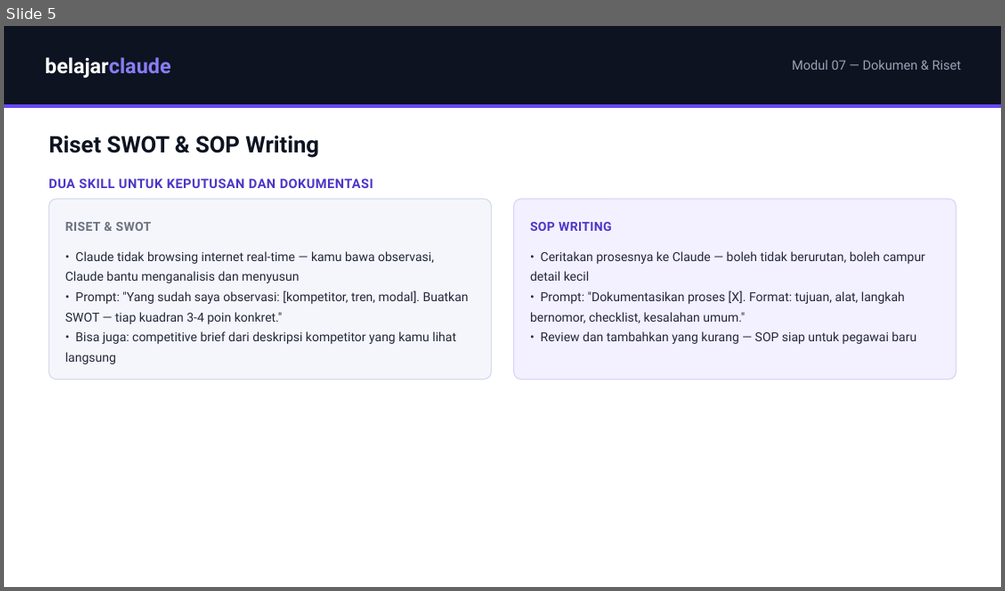
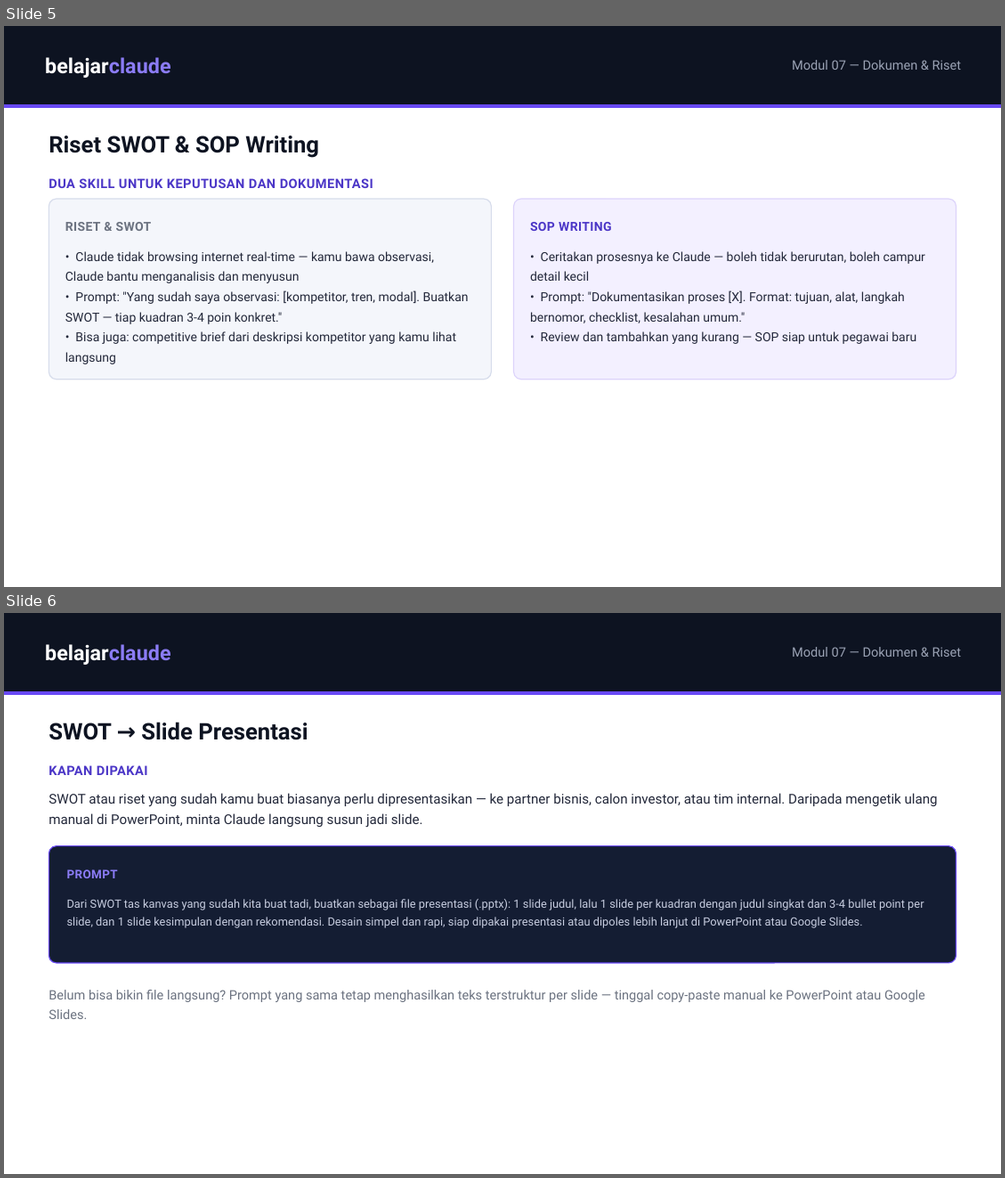
Before and after one commit to juliautomo/belajar-claude, a slide deck: K2-Produktivitas/M07-Dokumen-Riset/K2-M07-Dokumen-Riset.pptx. Shown one above the other, each under a label of ours: slide 5 before the commit, slides 5 and 6 after it. The pictures are 1005x591 and 1005x1178 pixels, drawn with LibreOffice and Linux fonts; fonts in the diff are those of the drawing. Boxes give left, top, right and bottom in pixels: in the first picture for what was removed or moved away, otherwise in the second. Text is boxed around its words. In the diff, an @@ line names an element or a change of style, - is before the commit and + after.

Commit message:
M7: fix SOP supporting-file mismatch, add SWOT-to-slide-deck section (HTML+PDF+PPT); CONTEXT.md checkpoint 26

```diff
--- a/K2-Produktivitas/M07-Dokumen-Riset/K2-M07-Dokumen-Riset.pptx
+++ b/K2-Produktivitas/M07-Dokumen-Riset/K2-M07-Dokumen-Riset.pptx
@@ slide 6 added at [4, 613, 1001, 1174], background #FFFFFF @@
@@ rectangle added at [4, 613, 1001, 691], fill #0D1321 @@
@@ text added at [45, 644, 170, 665], 20 pt, text #FFFFFF, bold @@
+belajarclaude
@@ text added at [792, 647, 962, 657], 12.5 pt, text #9AA2B4 @@
+Modul 07 — Dokumen & Riset
@@ rectangle added at [4, 691, 1001, 695], fill #6849F6 @@
@@ text added at [48, 722, 307, 740], 22 pt, text #0D1321, bold @@
+SWOT → Slide Presentasi
@@ text added at [48, 765, 148, 775], 12.5 pt, text #4B36C7, bold @@
+KAPAN DIPAKAI
@@ text added at [48, 793, 938, 827], 13 pt, text #23283A @@
+SWOT atau riset yang sudah kamu buat biasanya perlu dipresentasikan — ke partner bisnis, calon investor, atau tim internal. Daripada mengetik ulang manual di PowerPoint, minta Claude langsung susun jadi slide.
@@ rounded rectangle added at [48, 846, 956, 963], fill #141D33, outline #6849F6 1 pt @@
@@ text added at [67, 869, 118, 878], 11.5 pt, text #8B7CF6, bold @@
+PROMPT
@@ text added at [67, 899, 923, 928], 11 pt, text #C7CDE0 @@
+Dari SWOT tas kanvas yang sudah kita buat tadi, buatkan sebagai file presentasi (.pptx): 1 slide judul, lalu 1 slide per kuadran dengan judul singkat dan 3-4 bullet point per slide, dan 1 slide kesimpulan dengan rekomendasi. Desain simpel dan rapi, siap dipakai presentasi atau dipoles lebih lanjut di PowerPoint atau Google Slides.
@@ text added at [48, 989, 925, 1019], 12.5 pt, text #6B7280 @@
+Belum bisa bikin file langsung? Prompt yang sama tetap menghasilkan teks terstruktur per slide — tinggal copy-paste manual ke PowerPoint atau Google Slides.
```
Also in this commit, not shown: 1 slide changed, 3 other files.
